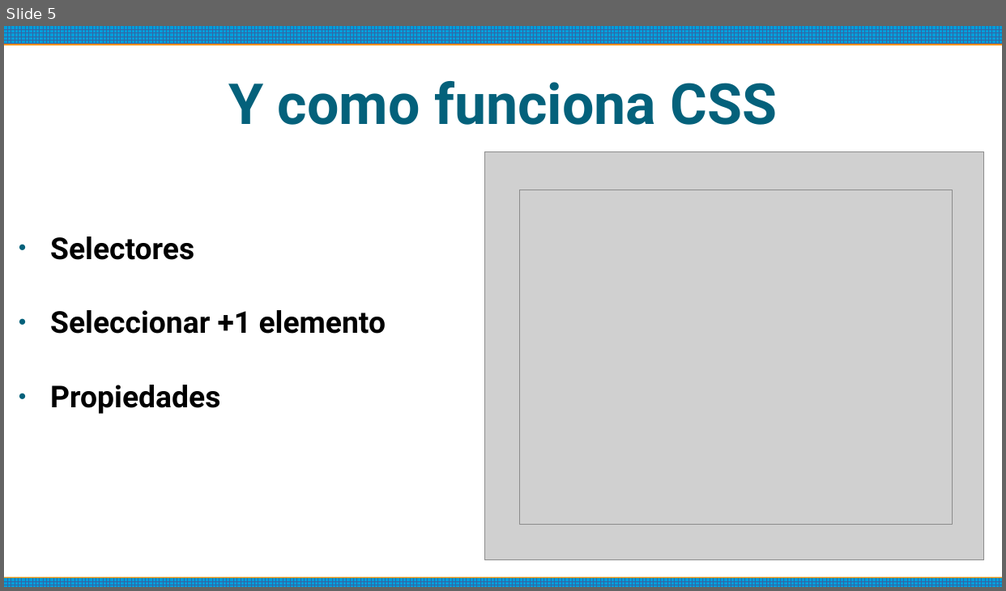
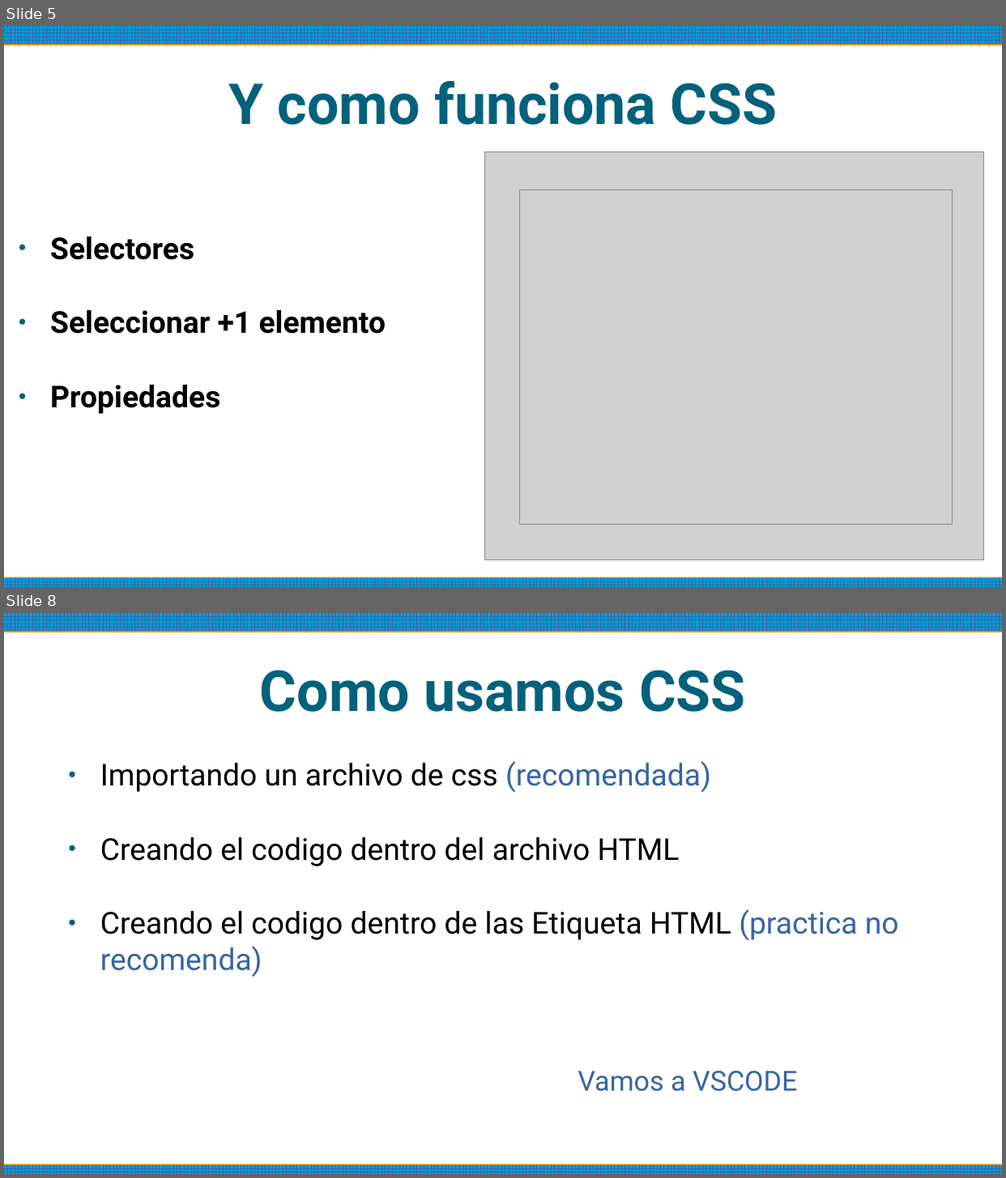
Before and after one commit to pedroobando/guiahtml, a slide deck: doc/curso css.odp. Shown one above the other, each under a label of ours: slide 5 before the commit, slides 5 and 8 after it; the slides between them are not shown. The pictures are 1006x591 and 1006x1178 pixels, drawn with LibreOffice and Linux fonts; fonts in the diff are those of the drawing; grey boxes stand for pictures. Boxes give left, top, right and bottom in pixels: in the first picture for what was removed or moved away, otherwise in the second. Text is boxed around its words. In the diff, an @@ line names an element or a change of style, - is before the commit and + after.

```diff
--- a/doc/curso css.odp
+++ b/doc/curso css.odp
@@ slide 8 added at [4,613,1002,1174], background #FFFFFF; not listed: 2 template elements that a slide beside it also shows @@
@@ title added at [260,670,745,712], 45 pt, text #04617B, bold @@
+Como usamos CSS
@@ text added at [100,761,899,977], 24 pt, text #000000 @@
+● Importando un archivo de css (recomendada)
+● Creando el codigo dentro del archivo HTML
+● Creando el codigo dentro de las Etiqueta HTML (practica no recomenda)
@@ text added at [577,1071,797,1092], 22 pt, text #3465A4 @@
+Vamos a VSCODE
```
Also in this commit, not shown: 1 slide changed, 3 other slides added, 1 slide removed, 18 other files.
